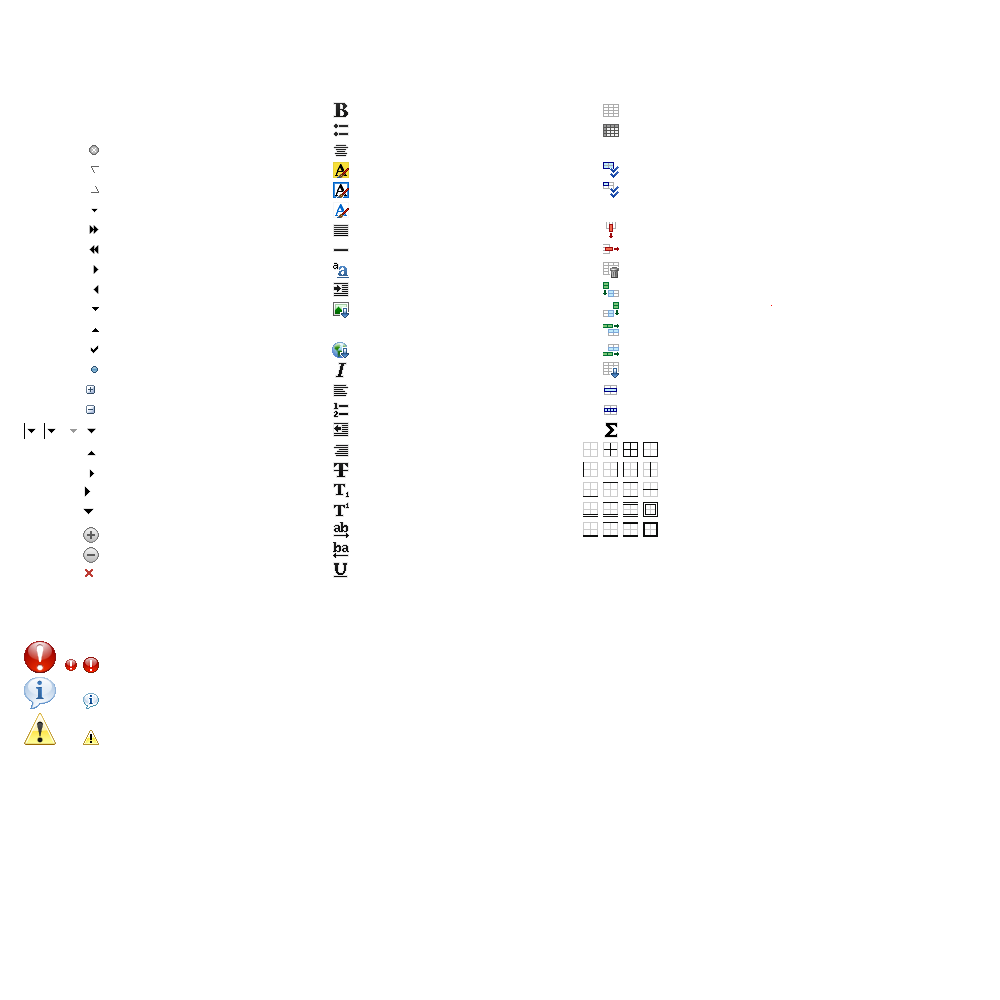
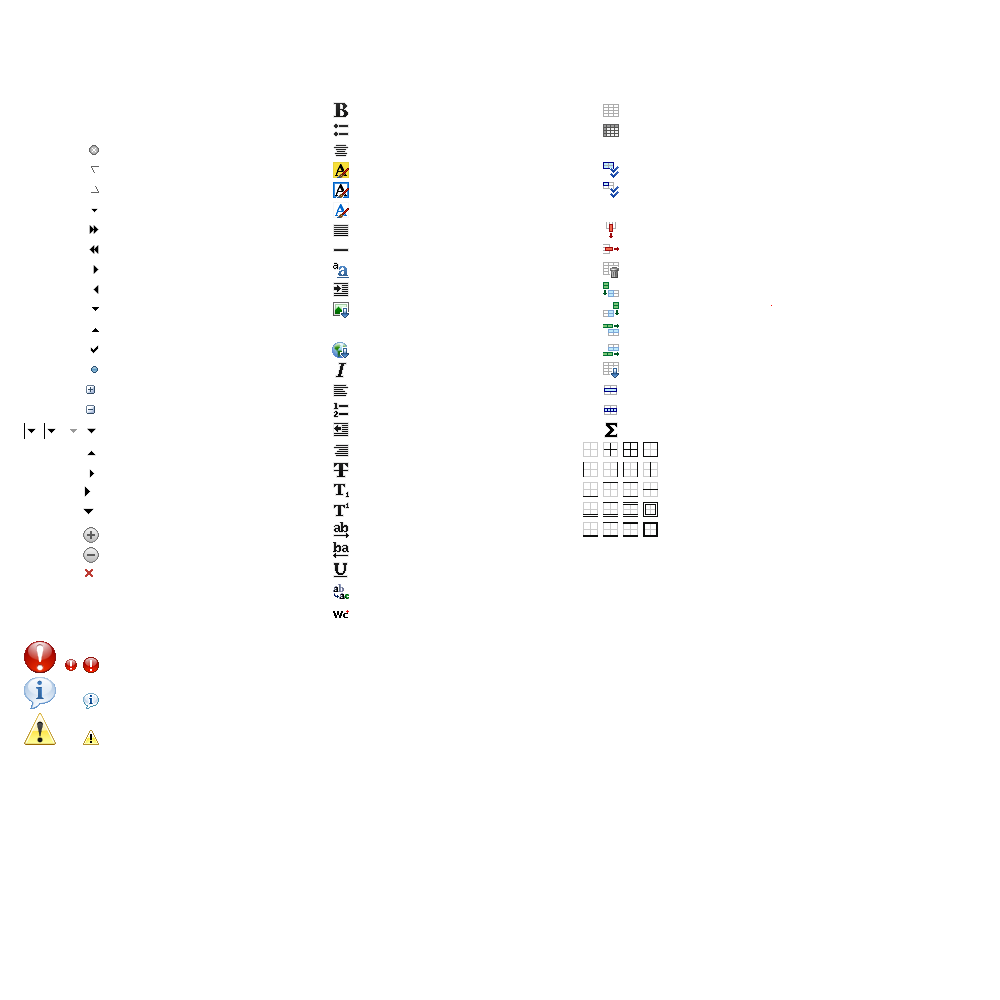
Revision of a layered w=1000, h=1000 image; what changed, layer by layer:
renamed "icons" to "Layer 6", painted on it over [333, 584, 349, 618]
